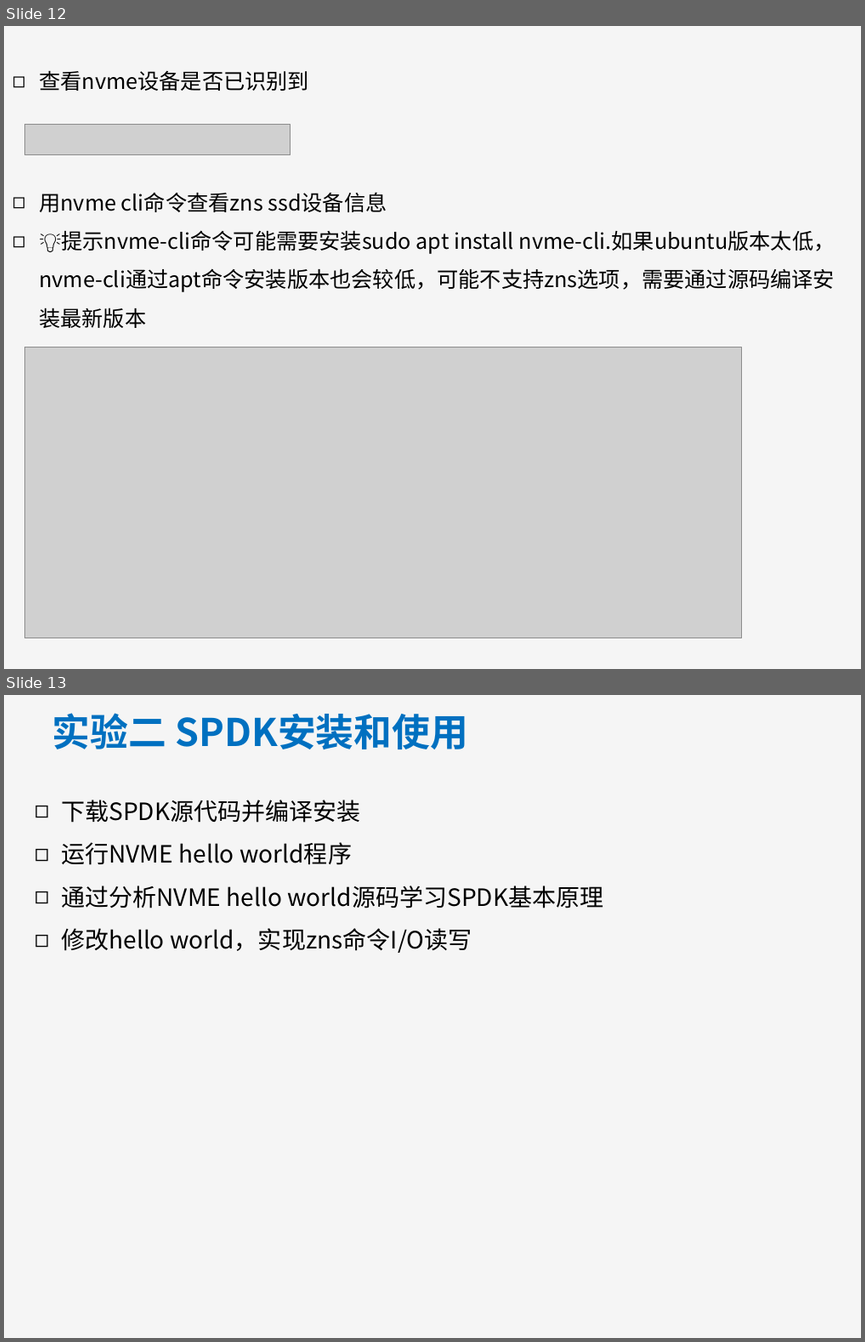
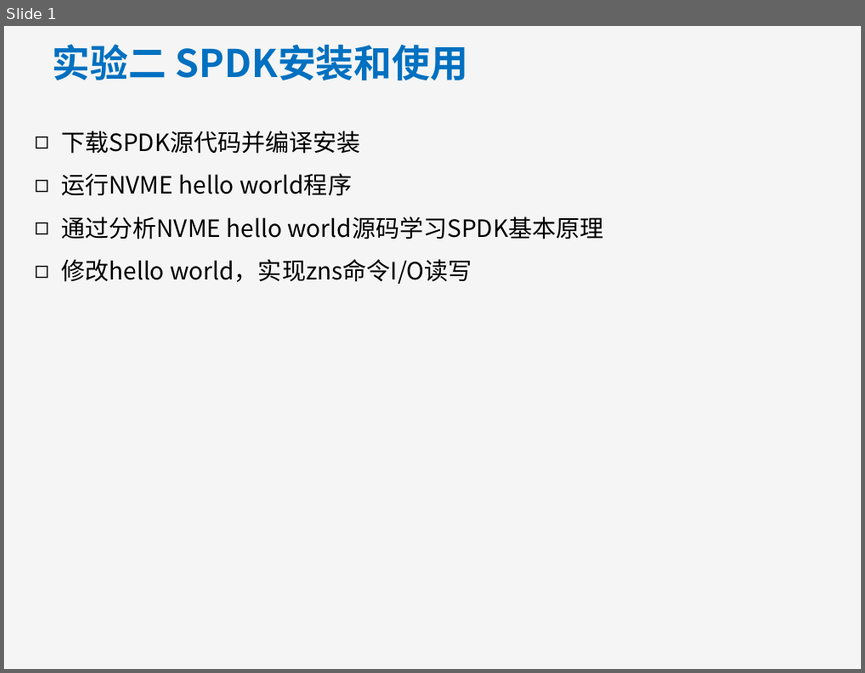
Before and after one commit to MiracleHYH/CS_Exp_ZNS, a slide deck: work/task2/计算机系统综合实验二.pptx. Shown one above the other, each under a label of ours: slides 12 and 13 before the commit, slide 1 after it. The pictures are 865x1342 and 865x673 pixels, drawn with LibreOffice and Linux fonts; fonts in the diff are those of the drawing; grey boxes stand for pictures; background and template pictures are left out. Boxes give left, top, right and bottom in pixels: in the first picture for what was removed or moved away, otherwise in the second. Text is boxed around its words. In the diff, an @@ line names an element or a change of style, - is before the commit and + after.

```diff
--- a/work/task2/计算机系统综合实验二.pptx
+++ b/work/task2/计算机系统综合实验二.pptx
@@ slide 12 removed at [4,26,861,669], background #F5F5F5 @@
@@ text removed at [39,70,309,91] @@
-◻ 查看nvme设备是否已识别到
@@ picture removed at [25,125,290,155] @@
@@ text removed at [39,192,835,328] @@
-◻ 用nvme cli命令查看zns ssd设备信息
-◻ 💡提示nvme-cli命令可能需要安装sudo apt install nvme-cli.如果ubuntu版本太低，nvme-cli通过apt命令安装版本也会较低，可能不支持zns选项，需要通过源码编译安装最新版本
@@ picture removed at [25,347,742,638] @@
@@ what was slide 13 is now slide 1 @@
```
Also in this commit, not shown: 11 other slides removed, 9 other files.
